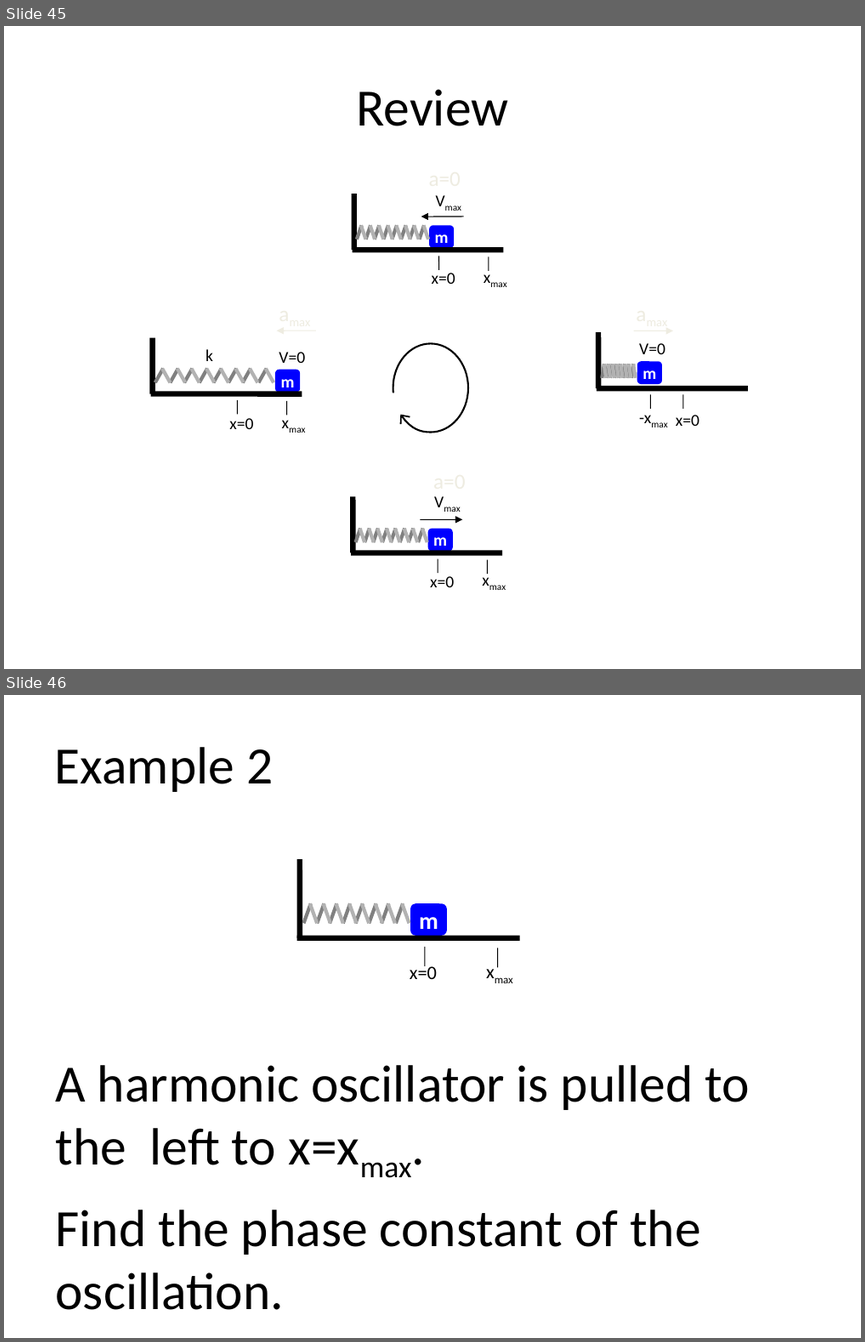
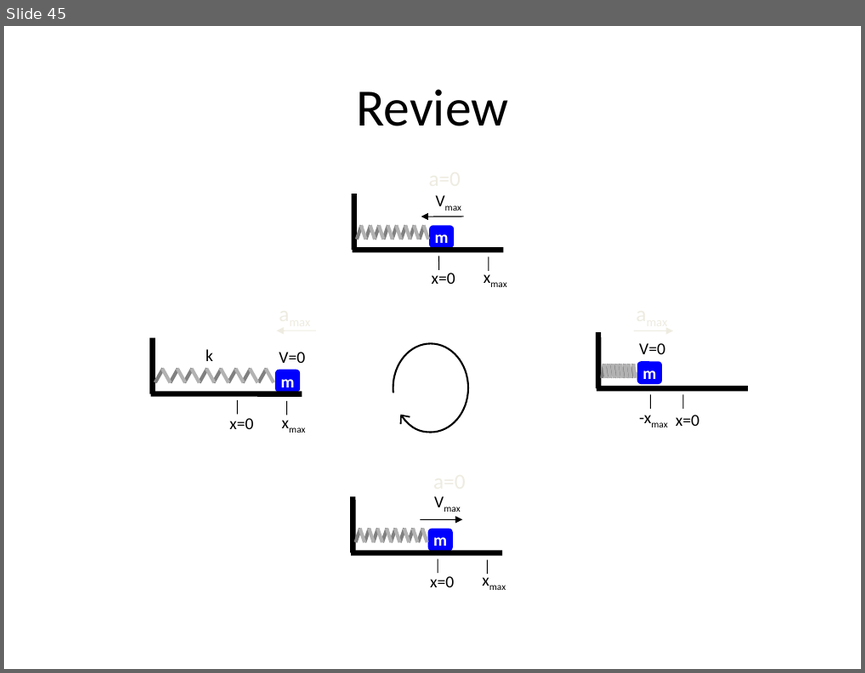
Before and after one commit to rtlines/PH223-Engineering-Physics, a slide deck: Slides/PH223_Lecture_01.pptx. Shown one above the other, each under a label of ours: slides 45 and 46 before the commit, slide 45 after it. The pictures are 865x1342 and 865x673 pixels, drawn with LibreOffice and Linux fonts; fonts in the diff are those of the drawing. Boxes give left, top, right and bottom in pixels: in the first picture for what was removed or moved away, otherwise in the second. Text is boxed around its words. In the diff, an @@ line names an element or a change of style, - is before the commit and + after.

```diff
--- a/Slides/PH223_Lecture_01.pptx
+++ b/Slides/PH223_Lecture_01.pptx
@@ slide 46 removed at box(4, 695, 861, 1338), background #FFFFFF @@
@@ title removed at box(55, 747, 273, 792) @@
-Example 2
@@ group removed at box(297, 860, 557, 987): 20 lines, 2 texts, 1 rounded rectangle @@
-m
-x=0
-xmax
@@ text removed at box(55, 1065, 749, 1310) @@
-A harmonic oscillator is pulled to the left to x=xmax.
-Find the phase constant of the oscillation.
```
Also in this commit, not shown: 7 slides changed, 1 other slide removed, 55 other files.
